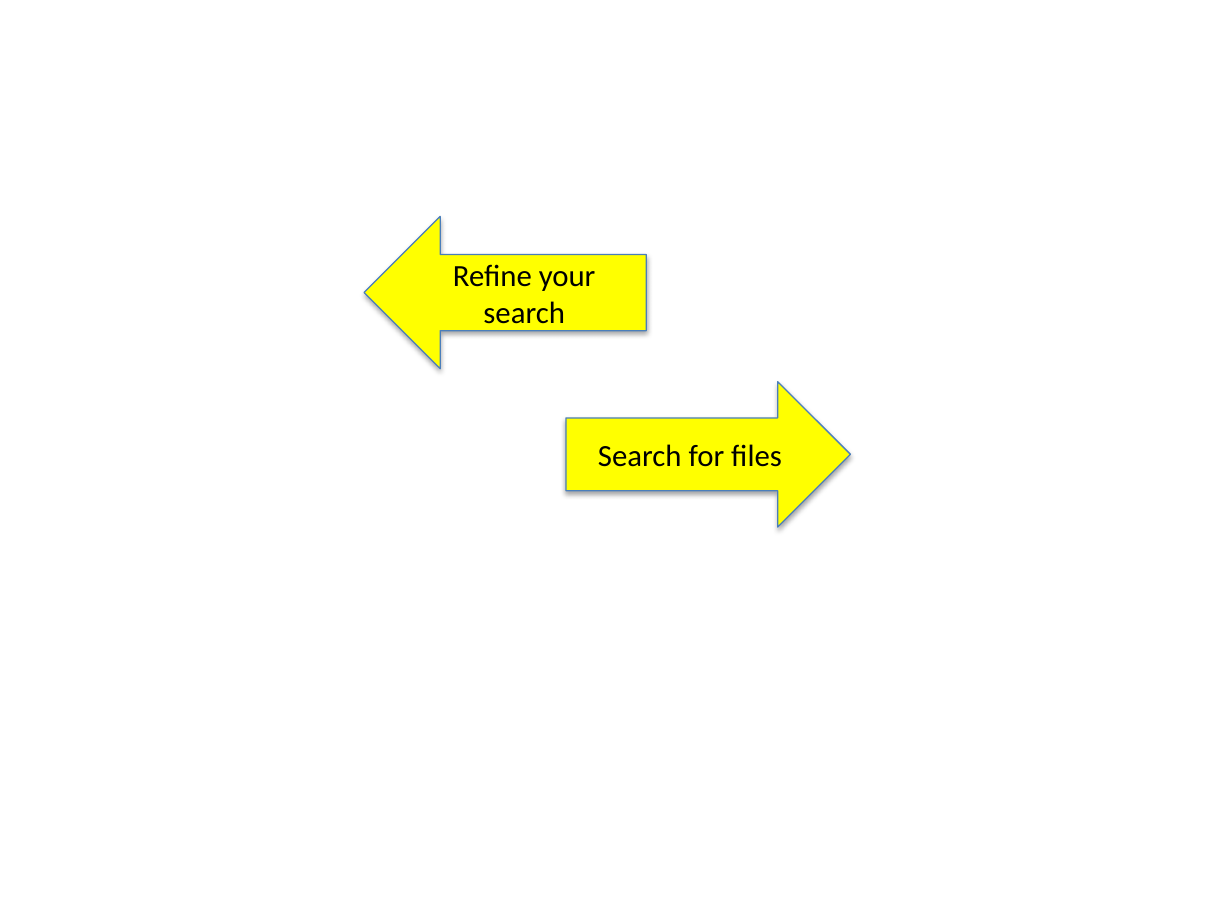
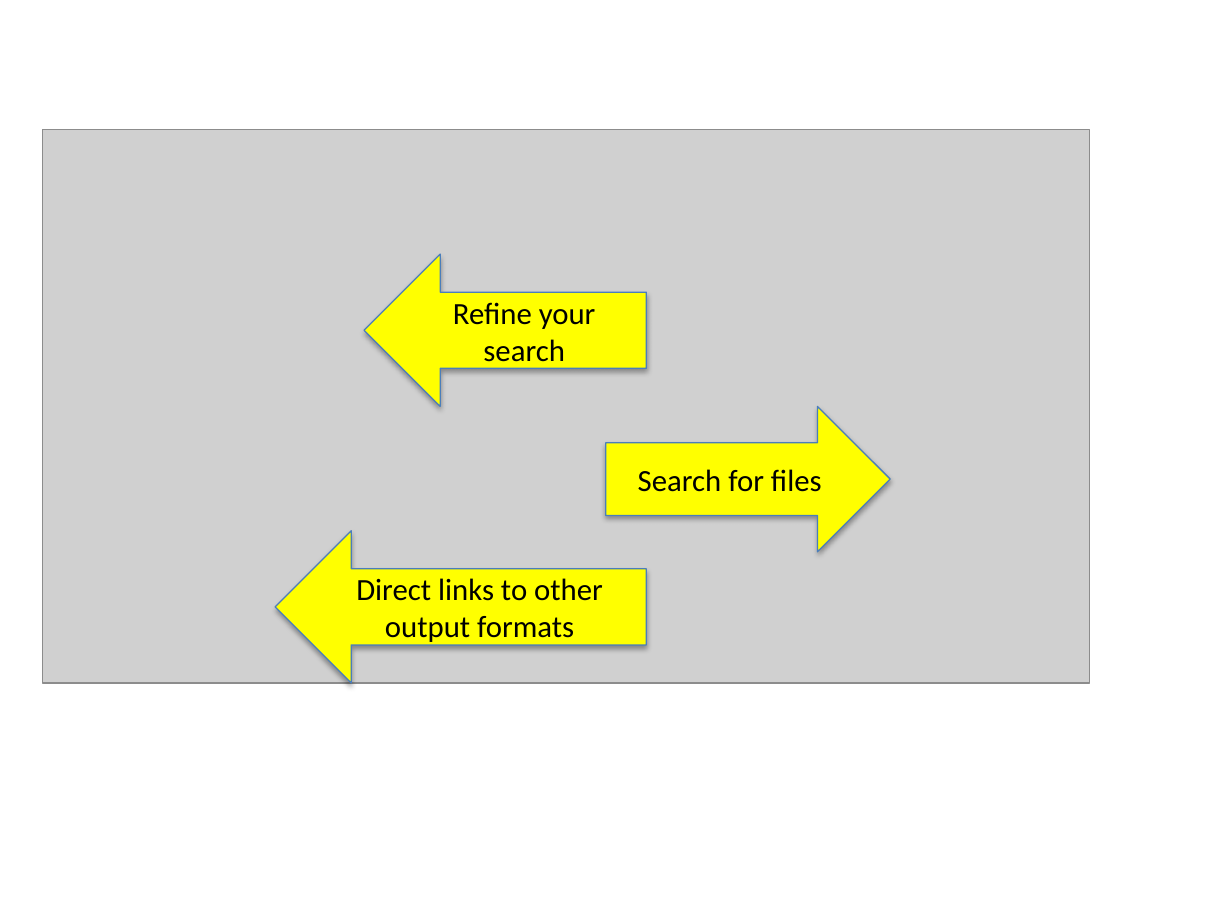
Before and after one commit to dersteppenwolf/gsac, a slide deck: slide 4 of src/org/gsac/gsl/docs/gsac.pptx. Drawn at 1232x924 pixels with LibreOffice and Linux fonts; fonts in the diff are those of the drawing; grey boxes stand for pictures; background and template pictures are left out. Boxes give left, top, right and bottom in pixels: in the first picture for what was removed or moved away, otherwise in the second. Text is boxed around its words. In the diff, an @@ line names an element or a change of style, - is before the commit and + after.

```diff
--- a/src/org/gsac/gsl/docs/gsac.pptx
+++ b/src/org/gsac/gsl/docs/gsac.pptx
@@ picture added at <box>42,129,1089,683</box> @@
@@ left arrow "Refine your search": place and size @@
-left arrow "Refine your search" at <box>363,217,646,370</box>
+left arrow "Refine your search" at <box>363,254,646,407</box>
@@ right arrow "Search for files": place and size @@
-right arrow "Search for files" at <box>565,382,850,527</box>
+right arrow "Search for files" at <box>606,407,891,552</box>
@@ left arrow added at <box>275,531,646,684</box>, fill #FFFF00, outline #4B7EBC 0.75 pt, 18 pt, text #000000 @@
+Direct links to other output formats
```
Also in this commit, not shown: 1 other slide changed, 3 other files.
